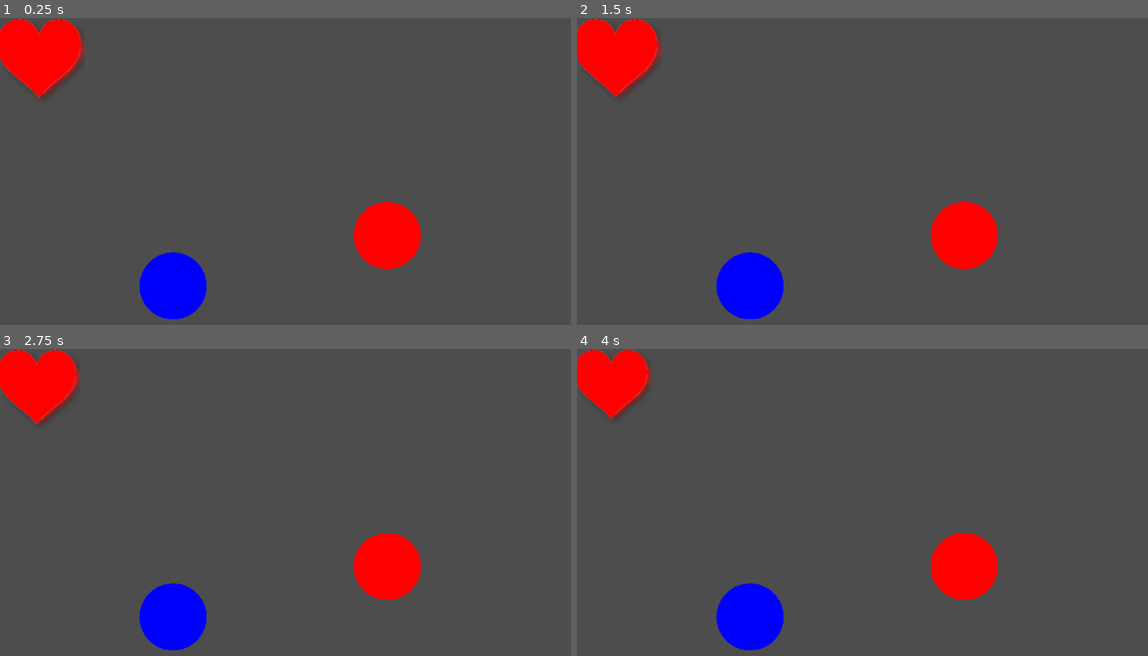
Above: before the commit, frames 1-4 (two rows, left to right).
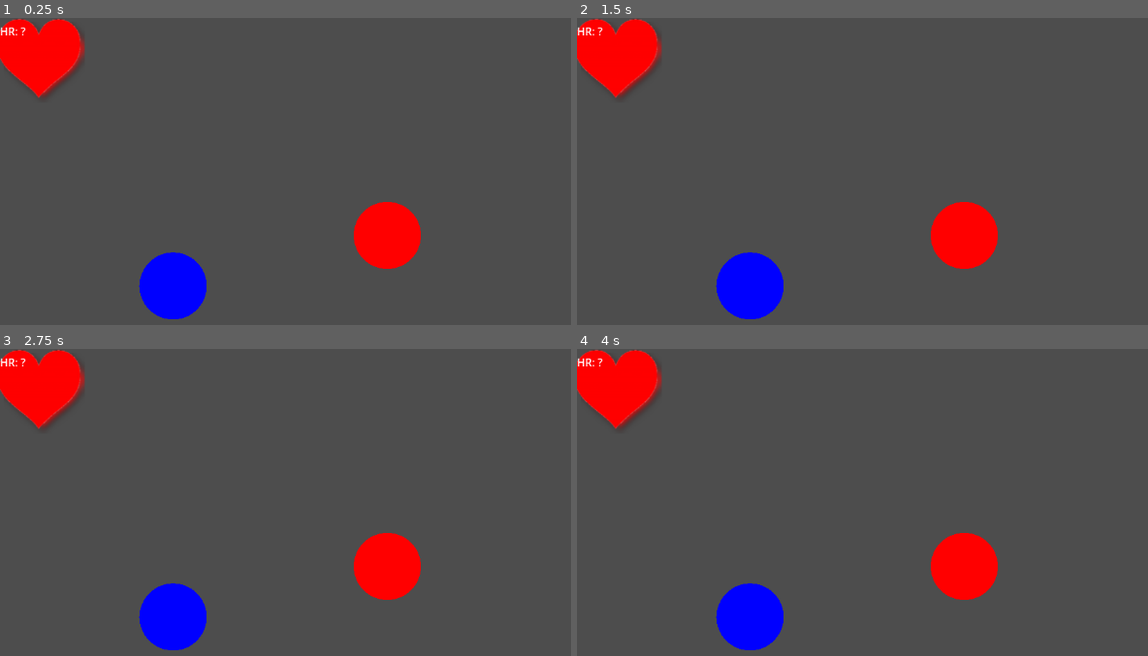
Above: after the commit, the same moments.

Repository: yohananz/game
Game: Godot game, scene res://game.tscn
Same seed, same stepped clock (60 frames per second), same inputs: the game is played once before the commit and once after it.
Inputs:
- Up to frame 1 (0.25 s): no input
- Up to frame 2 (1.5 s): no input
- Up to frame 3 (2.75 s): no input
- Up to frame 4 (4 s): no input

The runs differ from the first frame. In frame 1, less than 0.1% of the frame differs, in the area x 0-5%, y 2-6%; in frame 2, 0.1%; in frame 3, 0.7%; in frame 4, 1.1%, in the area x 0-15%, y 0-27%.

Commit message:
Saved current version with UI fixes

Diff:
--- a/draggable.gd
+++ b/draggable.gd
@@ -1,7 +1,9 @@
 extends Node2D
 
-@onready var heart_rate_label = get_parent().get_node_or_null("TopBar/HeartRateLabel")
-@onready var heart_image = get_parent().get_node_or_null("TopBar/HeartImage")
+
+@onready var heart_image = $HeartImage  # ✅ Ensure this exists
+@onready var heart_rate_label = $HeartRateLabel  # ✅ Ensure this exists
+
 
 var heart_rate_values = []
 var current_index = 0
@@ -13,16 +15,42 @@
 var current_hr = -1  # Set by timer only.
 
 func _ready():
+	var label = get_node("HeartRateLabel2")  # Make sure the path is correct
+
+	if label and label is Control:  # ✅ Ensure the label exists and is a Control node
+		# ✅ Correct the anchor settings
+		label.set_anchors_preset(Control.PRESET_TOP_WIDE)  # Top and centered
+
+		# ✅ Make sure the text is centered
+		label.set("theme_override_font_sizes/font_size", 24)  # Increase font size (optional)
+		label.set("theme_override_colors/font_color", Color(1, 1, 1))  # White text (optional)
+
+		# ✅ Set position in the center at the top
+		label.rect_position.x = (get_viewport_rect().size.x - label.rect_size.x) / 2
+		label.rect_position.y = 20  # Push slightly down from the top
+
+		print("✅ HeartRateLabel2 correctly positioned at the top center!")
+
+	else:
+		print("❌ Error: HeartRateLabel2 not found or not a Control node!")
+
+	# ✅ Other game logic
 	randomize()
 	position_far_from_target()
 	load_heart_rate_data()
 	setup_timer()
+
+	if heart_rate_label:
+		print("✅ HeartRateLabel successfully found!")
+	else:
+		print("❌ Error: HeartRateLabel is NULL! Check your scene tree.")
 
 	# ✅ Force first heartbeat update
 	if heart_rate_values.size() > 0:
 		current_hr = heart_rate_values[0]
 		get_parent().get_node("TopBar").update_bpm(current_hr)
 		animate_heart()
+
 
 func position_far_from_target():
 	var viewport_size = get_viewport_rect().size
@@ -102,6 +130,7 @@
 	tween.tween_property(heart_image, "scale", Vector2(1, 1), 0.2).set_delay(0.2)
 
 func _process(delta):
+
 	if current_hr == -1:
 		return  # Skip until timer initializes first HR value
 
--- a/game.tscn
+++ b/game.tscn
@@ -23,17 +23,23 @@
 script = ExtResource("3_fc0e3")
 metadata/_edit_use_anchors_ = true
 
-[node name="HeartRateLabel" type="Label" parent="TopBar"]
-layout_mode = 2
-offset_top = 30.0
-offset_right = 83.0
-offset_bottom = 80.0
-text = "Heart Rate"
-metadata/_edit_use_anchors_ = true
-
 [node name="HeartImage" type="TextureRect" parent="TopBar"]
-layout_mode = 2
+layout_mode = 0
 offset_right = 110.0
 offset_bottom = 110.0
 texture = ExtResource("3_feb5d")
 metadata/_edit_use_anchors_ = true
+
+[node name="HeartRateLabel" type="Label" parent="TopBar"]
+layout_mode = 0
+offset_top = 8.0
+offset_right = 39.0
+offset_bottom = 31.0
+text = "HR: ?"
+
+[node name="HeartRateLabel2" type="Label" parent="TopBar"]
+layout_mode = 0
+offset_left = 300.0
+offset_top = 33.0
+offset_right = 600.0
+offset_bottom = 56.0
--- a/top_bar.gd
+++ b/top_bar.gd
@@ -2,11 +2,20 @@
 
 @onready var heart_image = $HeartImage  # Heart image (scales up/down)
 @onready var heart_rate_label = $HeartRateLabel  # Heart rate display
+@onready var heart_rate_label2 = $HeartRateLabel2  # Heart rate display
+var bpm_values = []  # Stores all BPM values
+var min_bpm = INF
+var max_bpm = -INF
+var normal_range = []  # Store user’s normal BPM range
+# Initially set to negative infinity (lowest possible value)
+
+
 
 var bpm = 60  # Default BPM
 var last_bpm = -1  # Track last BPM to prevent redundant updates
 
 func _ready():
+
 	print("✅ TopBar Ready!")
 	if not heart_rate_label:
 		print("❌ Error: HeartRateLabel is NULL! Check if it exists in the scene.")
@@ -16,22 +25,51 @@
 	beat_animation()  # ✅ Manually force first beat for testing
 
 func update_bpm(new_bpm):
-	if new_bpm == bpm:
-		return  # Avoid unnecessary updates
+	print("💓 Updating BPM:", new_bpm)  # Debugging
 
-	bpm = new_bpm
+	# ✅ Add new BPM to the list
+	bpm_values.append(new_bpm)
+	var avg_bpm = bpm_values.reduce(func(a, b): return a + b) / bpm_values.size()
 
+	var stateofmind = "Normal"  # ✅ Default value
+
+	if bpm_values.size() > 10:  # Only learn after 10 BPM readings
+		normal_range = bpm_values.slice(-10, bpm_values.size())  # Take last 10 readings
+		normal_range.sort()  # Sort to find thresholds
+		var lower_bound = normal_range[1]  # 10% percentile
+		var upper_bound = normal_range[-2]  # 90% percentile
+
+		# ✅ Determine State of Mind
+		if new_bpm < lower_bound:
+			stateofmind = "User is VERY RELAXED 🟢"
+		elif new_bpm > upper_bound:
+			stateofmind = "User is STRESSED 🔴"
+
+	# ✅ Check if this is the new smallest BPM
+	if bpm_values.size() == 1 or new_bpm < min_bpm:
+		min_bpm = new_bpm
+
+	# ✅ Check if this is the new largest BPM
+	if bpm_values.size() == 1 or new_bpm > max_bpm:
+		max_bpm = new_bpm
+
+	# ✅ Update labels
 	if heart_rate_label:
-		heart_rate_label.text = "HR: %d" % bpm
+		heart_rate_label.text = "HR: %d" % new_bpm
 	else:
 		print("❌ Error: HeartRateLabel not found!")
 
-	print("💓 Updating BPM:", bpm)  # Debugging
+	if heart_rate_label2:
+		heart_rate_label2.text = "AVG BPM: %.1f | MIN BPM: %d | MAX BPM: %d | STATEOFMIND: %s" % [avg_bpm, min_bpm, max_bpm, stateofmind]  # ✅ Use `%s` for string
 
-	beat_animation()  # ✅ Make sure this is called!
+		print("💓 New BPM:", new_bpm, "| 📊 AVG BPM:", avg_bpm, "| 🔽 MIN BPM:", min_bpm, "| 🔼 MAX BPM:", max_bpm, "| 🧠 StateOfMind:", stateofmind)  # ✅ Debug print
+	else:
+		print("❌ Error: HeartRateLabel2 not found!")
+
+	beat_animation()  # ✅ Ensure heartbeat animation is triggered
 
 
-	beat_animation()  # Make heart beat
+
 func beat_animation():
 	if not heart_image:
 		print("❌ Error: HeartImage not found!")
Not shown, changed: heart_rate.txt
